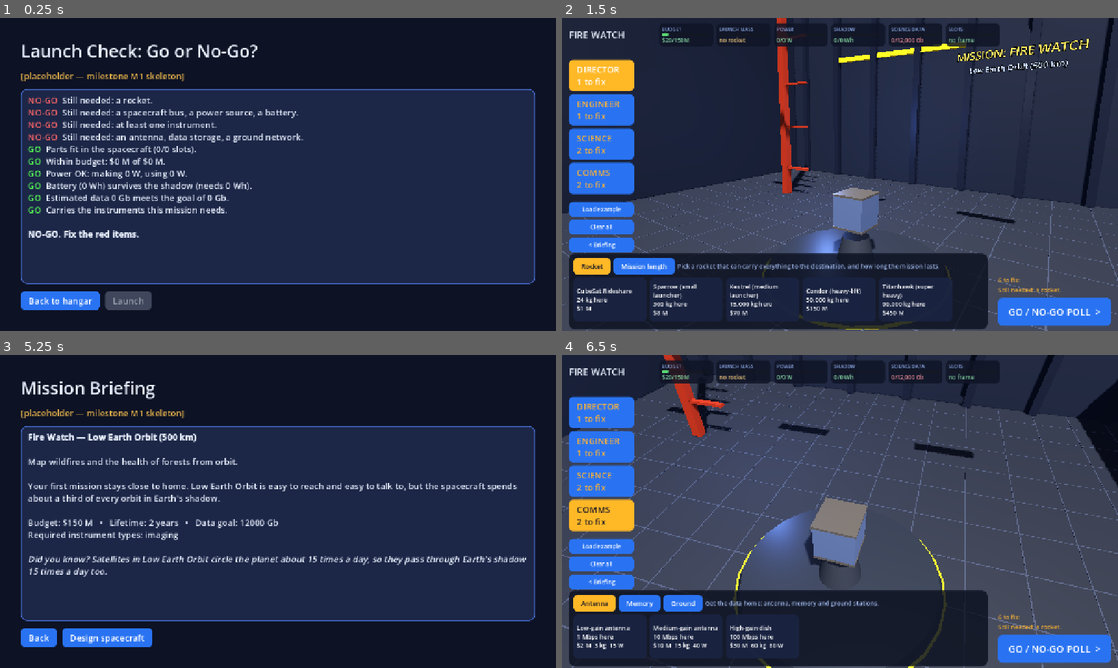
Above: before the commit, frames 1-4 (two rows, left to right).
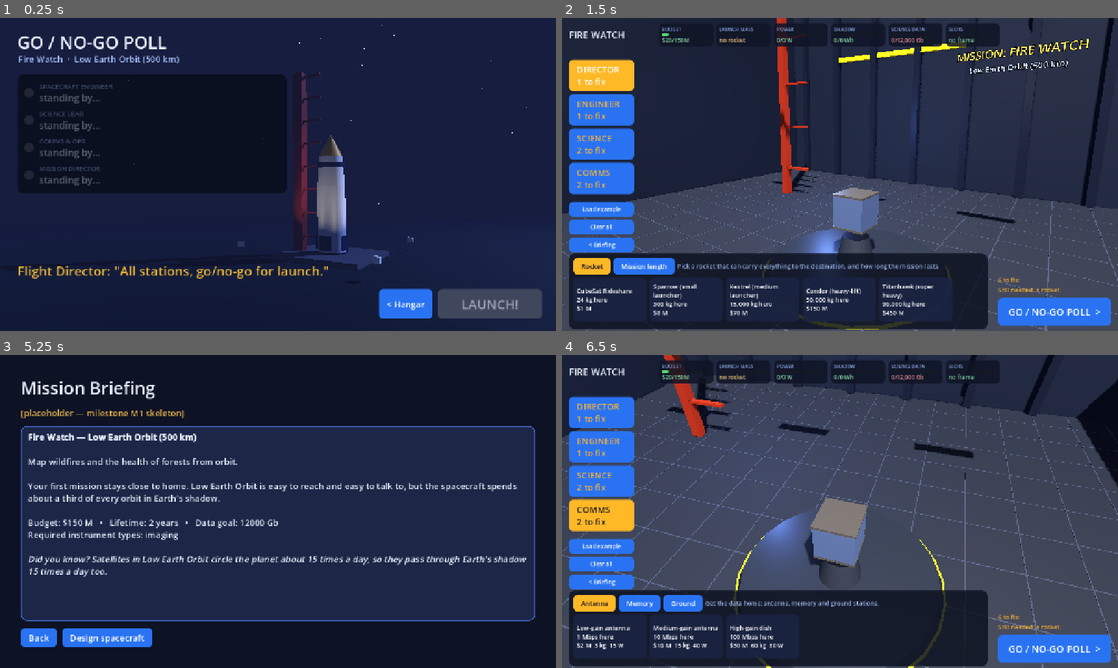
Above: after the commit, the same moments.

Repository: rashedutm/Go-No-Go
Game: Godot game, scene res://scenes/launch_check/launch_check.tscn
Same seed, same stepped clock (60 frames per second), same inputs: the game is played once before the commit and once after it. This scene is started directly instead of the project's main scene.
Inputs:
- Up to frame 1 (0.25 s): no input
- Up to frame 2 (1.5 s): click "Back to hangar" (after the commit: "< Hangar") at 0.5 s; click "DIRECTOR 1 to fix" at 1.25 s
- Up to frame 3 (5.25 s): click "ENGINEER 1 to fix" at 2 s; click "SCIENCE 2 to fix" at 2.75 s; click "COMMS 2 to fix" at 3.5 s; click "Clear all" at 4.25 s; click "< Briefing" at 5 s
- Up to frame 4 (6.5 s): click "Design spacecraft" at 5.75 s

The runs differ from the first frame. In frame 1, 52% of the frame differs, in the area x 0-100%, y 0-100%; in frame 2, nothing differs; in frame 3, less than 0.1%; in frame 4, nothing differs.
Error after the commit: Invalid access to property or key 'process_frame' on a base object of type 'null instance'. (res://scenes/launch_check/launch_check.gd:239)

Commit message:
M3: Go/No-Go poll launch check
- Night launch pad in 3D (rocket from build_rocket, tower, floodlights, beacon light, slow dolly)
- Flight Director polls the 4 stations; GO (green) / NO-GO (red + reason + Fix it -> hangar station)
- Four GOs unlock LAUNCH -> launch_anim; click/key fast-forwards the poll
- tests/poll_preview.tscn (GO and broken NO-GO cases)

Co-Authored-By: Claude Opus 5.5 <noreply@anthropic.com>

Diff:
--- /dev/null
+++ b/scenes/launch_check/launch_check.gd
@@ -0,0 +1,284 @@
+# Part of Go/No-Go — written with AI assistance (Space Apps 2026).
+# M3 Go/No-Go poll: night launch pad in 3D; the Flight Director polls the 4 stations one by one.
+# Each station calls GO (green) or NO-GO (red + reason + "Fix it" button back to that hangar station).
+# Four GOs unlock LAUNCH. Uses Sim.launch_check(). Owner: Member A.
+extends Node3D
+
+const C_GOOD := Color(0.3, 0.95, 0.45)
+const C_BAD := Color(1.0, 0.33, 0.3)
+const C_WAIT := Color(1.0, 0.75, 0.2)
+const POLL_ORDER := ["engineer", "science", "comms", "director"]
+const STEP_TIME := 1.1
+
+var _cam: Camera3D
+var _t := 0.0
+var _rows := {}
+var _status: Label
+var _launch_btn: Button
+var _skip := false
+var _results := {}   # station -> Array of failed checks
+var _beacon: OmniLight3D
+
+
+func _ready() -> void:
+	var mid := MissionState.current_mission_id
+	if MissionState.design.get("mission_id", "") != mid:
+		MissionState.start_mission(mid)
+	_compute()
+	_build_world()
+	_build_ui()
+	_run_poll()
+
+
+func _compute() -> void:
+	for st in POLL_ORDER:
+		_results[st] = []
+	for c in Sim.launch_check(MissionState.design):
+		if not c["passed"]:
+			_results[c["fix_station"]].append(c)
+
+
+# ===================================================================== 3D launch pad at night
+
+func _build_world() -> void:
+	var we := WorldEnvironment.new()
+	var env := Environment.new()
+	env.background_mode = Environment.BG_COLOR
+	env.background_color = Color(0.02, 0.03, 0.08)
+	env.ambient_light_source = Environment.AMBIENT_SOURCE_COLOR
+	env.ambient_light_color = Color(0.25, 0.3, 0.5)
+	env.ambient_light_energy = 0.6
+	env.tonemap_mode = Environment.TONE_MAPPER_FILMIC
+	env.fog_enabled = true
+	env.fog_light_color = Color(0.08, 0.1, 0.2)
+	env.fog_density = 0.012
+	we.environment = env
+	add_child(we)
+
+	var moon := DirectionalLight3D.new()
+	moon.rotation_degrees = Vector3(-35, 140, 0)
+	moon.light_color = Color(0.6, 0.7, 1.0)
+	moon.light_energy = 0.5
+	moon.shadow_enabled = true
+	add_child(moon)
+
+	# stars
+	var rng := RandomNumberGenerator.new()
+	rng.seed = 42
+	for i in 220:
+		var dir := Vector3(rng.randf_range(-1, 1), rng.randf_range(0.05, 1), rng.randf_range(-1, -0.1)).normalized()
+		var star := SpacecraftModel3D._sphere(rng.randf_range(0.08, 0.22), Color(1, 1, 1), true)
+		star.position = dir * 160.0
+		add_child(star)
+
+	# ground + pad
+	add_child(_at(SpacecraftModel3D._box(Vector3(400, 0.2, 400), Color(0.08, 0.1, 0.09), 0.0, 0.9), Vector3(0, -0.1, 0)))
+	add_child(_at(SpacecraftModel3D._box(Vector3(18, 1.0, 18), Color(0.4, 0.4, 0.42), 0.2, 0.8), Vector3(0, 0.5, 0)))
+	add_child(_at(SpacecraftModel3D._box(Vector3(5, 0.3, 5), Color(0.2, 0.2, 0.22), 0.5, 0.6), Vector3(0, 1.15, 0)))
+
+	# rocket (scaled up to "real" pad size) and tower
+	var lv := str(MissionState.design.get("launch_vehicle", ""))
+	var rocket := SpacecraftModel3D.build_rocket(lv if lv != "" else "medium")
+	rocket.position = Vector3(0, 1.3, 0)
+	rocket.scale = Vector3.ONE * 2.2
+	add_child(rocket)
+	var red := Color(0.7, 0.2, 0.12)
+	add_child(_at(SpacecraftModel3D._box(Vector3(2.2, 40, 2.2), red, 0.4, 0.6), Vector3(-7.5, 20, 0)))
+	for y in range(4, 40, 5):
+		add_child(_at(SpacecraftModel3D._box(Vector3(4.5, 0.4, 0.6), red, 0.4, 0.6), Vector3(-4.6, y, 0)))
+
+	# floodlights
+	for p in [Vector3(14, 3, 14), Vector3(-14, 3, 12), Vector3(12, 3, -14)]:
+		var l := SpotLight3D.new()
+		l.position = p
+		l.look_at_from_position(p, Vector3(0, 14, 0), Vector3.UP)
+		l.spot_range = 60
+		l.spot_angle = 22
+		l.light_energy = 6.0
+		l.light_color = Color(1, 0.95, 0.85)
+		add_child(l)
+		add_child(_at(SpacecraftModel3D._box(Vector3(1, 1, 1), Color(1, 1, 0.9), 0.0, 0.3), p))
+
+	# beacon light on the tower that turns green/red with the poll result
+	_beacon = OmniLight3D.new()
+	_beacon.position = Vector3(-7.5, 41, 0)
+	_beacon.omni_range = 18
+	_beacon.light_energy = 3.0
+	_beacon.light_color = C_WAIT
+	add_child(_beacon)
+
+	_cam = Camera3D.new()
+	_cam.fov = 50
+	_cam.h_offset = -11.0
+	add_child(_cam)
+
+
+func _process(delta: float) -> void:
+	_t += delta
+	# slow dolly around the rocket
+	var a := 0.6 + _t * 0.04
+	var d := lerpf(70.0, 52.0, clampf(_t / 12.0, 0.0, 1.0))
+	_cam.position = Vector3(sin(a) * d, 12.0, cos(a) * d)
+	_cam.look_at(Vector3(0, 17, 0), Vector3.UP)
+	if _beacon.light_color == C_WAIT:
+		_beacon.light_energy = 2.0 + sin(_t * 8.0) * 1.5
+
+
+func _unhandled_input(event: InputEvent) -> void:
+	if (event is InputEventMouseButton or event is InputEventKey) and event.pressed:
+		_skip = true   # click / key fast-forwards the poll
+
+
+# ===================================================================== UI
+
+func _build_ui() -> void:
+	var layer := CanvasLayer.new()
+	add_child(layer)
+	var root := Control.new()
+	root.set_anchors_preset(Control.PRESET_FULL_RECT)
+	root.mouse_filter = Control.MOUSE_FILTER_IGNORE
+	layer.add_child(root)
+
+	var title := Label.new()
+	title.text = "GO / NO-GO POLL"
+	title.add_theme_font_size_override("font_size", 40)
+	title.position = Vector2(40, 28)
+	root.add_child(title)
+	var sub := Label.new()
+	sub.text = "%s  ·  %s" % [GameData.get_mission(MissionState.current_mission_id).get("name", ""), GameData.get_mission(MissionState.current_mission_id).get("destination", "")]
+	sub.modulate = Color(0.7, 0.8, 1.0)
+	sub.position = Vector2(42, 80)
+	root.add_child(sub)
+
+	var panel := PanelContainer.new()
+	panel.position = Vector2(40, 130)
+	panel.custom_minimum_size = Vector2(620, 0)
+	var sb := StyleBoxFlat.new()
+	sb.bg_color = Color(0.03, 0.05, 0.1, 0.82)
+	sb.set_corner_radius_all(14)
+	sb.set_content_margin_all(16)
+	panel.add_theme_stylebox_override("panel", sb)
+	root.add_child(panel)
+	var list := VBoxContainer.new()
+	list.add_theme_constant_override("separation", 10)
+	panel.add_child(list)
+
+	for st in POLL_ORDER:
+		var row := HBoxContainer.new()
+		row.add_theme_constant_override("separation", 12)
+		row.modulate.a = 0.35
+		list.add_child(row)
+		var light := Panel.new()
+		light.custom_minimum_size = Vector2(22, 22)
+		light.size_flags_vertical = Control.SIZE_SHRINK_CENTER
+		var lsb := StyleBoxFlat.new()
+		lsb.bg_color = Color(0.3, 0.3, 0.35)
+		lsb.set_corner_radius_all(11)
+		light.add_theme_stylebox_override("panel", lsb)
+		row.add_child(light)
+		var text := VBoxContainer.new()
+		text.size_flags_horizontal = Control.SIZE_EXPAND_FILL
+		text.add_theme_constant_override("separation", 0)
+		row.add_child(text)
+		var who := Label.new()
+		who.text = PartInfo.station(st)["long"].to_upper()
+		who.add_theme_font_size_override("font_size", 15)
+		who.modulate = Color(0.65, 0.75, 0.95)
+		text.add_child(who)
+		var call_l := Label.new()
+		call_l.text = "standing by…"
+		call_l.add_theme_font_size_override("font_size", 22)
+		call_l.autowrap_mode = TextServer.AUTOWRAP_WORD_SMART
+		call_l.custom_minimum_size.x = 420
+		text.add_child(call_l)
+		var fix := Button.new()
+		fix.text = "Fix it"
+		fix.visible = false
+		fix.size_flags_vertical = Control.SIZE_SHRINK_CENTER
+		var station_key: String = st
+		fix.pressed.connect(func():
+			MissionState.set_meta("design_station", station_key)
+			MissionState.go_to("hangar"))
+		row.add_child(fix)
+		_rows[st] = {"row": row, "light": lsb, "call": call_l, "fix": fix}
+
+	_status = Label.new()
+	_status.add_theme_font_size_override("font_size", 30)
+	_status.position = Vector2(40, 560)
+	_status.custom_minimum_size.x = 800
+	root.add_child(_status)
+
+	var bottom := HBoxContainer.new()
+	bottom.set_anchors_preset(Control.PRESET_BOTTOM_RIGHT)
+	bottom.offset_left = -520
+	bottom.offset_top = -96
+	bottom.offset_right = -32
+	bottom.offset_bottom = -28
+	bottom.alignment = BoxContainer.ALIGNMENT_END
+	bottom.add_theme_constant_override("separation", 12)
+	root.add_child(bottom)
+	var back := Button.new()
+	back.text = "< Hangar"
+	back.add_theme_font_size_override("font_size", 20)
+	back.pressed.connect(func(): MissionState.go_to("hangar"))
+	bottom.add_child(back)
+	_launch_btn = Button.new()
+	_launch_btn.text = "LAUNCH!"
+	_launch_btn.custom_minimum_size = Vector2(240, 68)
+	_launch_btn.add_theme_font_size_override("font_size", 30)
+	_launch_btn.disabled = true
+	_launch_btn.pressed.connect(func(): MissionState.go_to("launch_anim"))
+	bottom.add_child(_launch_btn)
+
+
+# ===================================================================== the poll
+
+func _wait(seconds: float) -> void:
+	var t := 0.0
+	while t < seconds and not _skip:
+		await get_tree().process_frame
+		t += get_process_delta_time()
+
+
+func _run_poll() -> void:
+	_status.text = "Flight Director: \"All stations, go/no-go for launch.\""
+	_status.modulate = C_WAIT
+	await _wait(1.4)
+	var nogo := 0
+	for st in POLL_ORDER:
+		var r: Dictionary = _rows[st]
+		r["row"].modulate.a = 1.0
+		r["light"].bg_color = C_WAIT
+		r["call"].text = "checking…"
+		r["call"].modulate = C_WAIT
+		await _wait(STEP_TIME * 0.6)
+		var fails: Array = _results[st]
+		if fails.is_empty():
+			r["light"].bg_color = C_GOOD
+			r["call"].text = "GO!"
+			r["call"].modulate = C_GOOD
+		else:
+			nogo += 1
+			r["light"].bg_color = C_BAD
+			var more := "" if fails.size() == 1 else "  (+%d more)" % (fails.size() - 1)
+			r["call"].text = "NO-GO. %s%s" % [fails[0]["message"], more]
+			r["call"].modulate = C_BAD
+			r["fix"].visible = true
+		await _wait(STEP_TIME * 0.4)
+	if nogo == 0:
+		_status.text = "Flight Director: \"We are GO for launch!\""
+		_status.modulate = C_GOOD
+		_beacon.light_color = C_GOOD
+		_beacon.light_energy = 4.0
+		_launch_btn.disabled = false
+		_launch_btn.grab_focus()
+	else:
+		_status.text = "Flight Director: \"We are NO-GO. %d station%s must fix their systems.\"" % [nogo, "" if nogo == 1 else "s"]
+		_status.modulate = C_BAD
+		_beacon.light_color = C_BAD
+		_beacon.light_energy = 4.0
+
+
+func _at(node: Node3D, pos: Vector3) -> Node3D:
+	node.position = pos
+	return node
--- a/scenes/launch_check/launch_check.tscn
+++ b/scenes/launch_check/launch_check.tscn
@@ -1,13 +1,6 @@
 [gd_scene load_steps=2 format=3]
 
-[ext_resource type="Script" path="res://scripts/ui/placeholder_screen.gd" id="1_script"]
+[ext_resource type="Script" path="res://scenes/launch_check/launch_check.gd" id="1_script"]
 
-[node name="LaunchCheck" type="Control"]
-layout_mode = 3
-anchors_preset = 15
-anchor_right = 1.0
-anchor_bottom = 1.0
-grow_horizontal = 2
-grow_vertical = 2
+[node name="LaunchCheck" type="Node3D"]
 script = ExtResource("1_script")
-screen_key = "launch_check"
--- /dev/null
+++ b/tests/poll_preview.gd
@@ -0,0 +1,13 @@
+# Part of Go/No-Go — written with AI assistance (Space Apps 2026).
+# Opens the Go/No-Go poll. Run: godot --path . res://tests/poll_preview.tscn -- mars [broken]
+extends Node
+
+func _ready() -> void:
+	var args := OS.get_cmdline_user_args()
+	var mid := args[0] if args.size() > 0 else "mars"
+	MissionState.current_mission_id = mid
+	MissionState.design = Sim.make_test_design(mid)
+	if args.size() > 1 and args[1] == "broken":
+		MissionState.design["battery"] = "batt_s"
+		MissionState.design["instruments"] = ["cam_hires", "ir_spec", "radar"]
+	add_child(load("res://scenes/launch_check/launch_check.tscn").instantiate())
--- /dev/null
+++ b/tests/poll_preview.tscn
@@ -0,0 +1,6 @@
+[gd_scene load_steps=2 format=3]
+
+[ext_resource type="Script" path="res://tests/poll_preview.gd" id="1_script"]
+
+[node name="PollPreview" type="Node"]
+script = ExtResource("1_script")
Not shown, added: scenes/launch_check/launch_check.gd.uid
Not shown, added: tests/poll_preview.gd.uid
